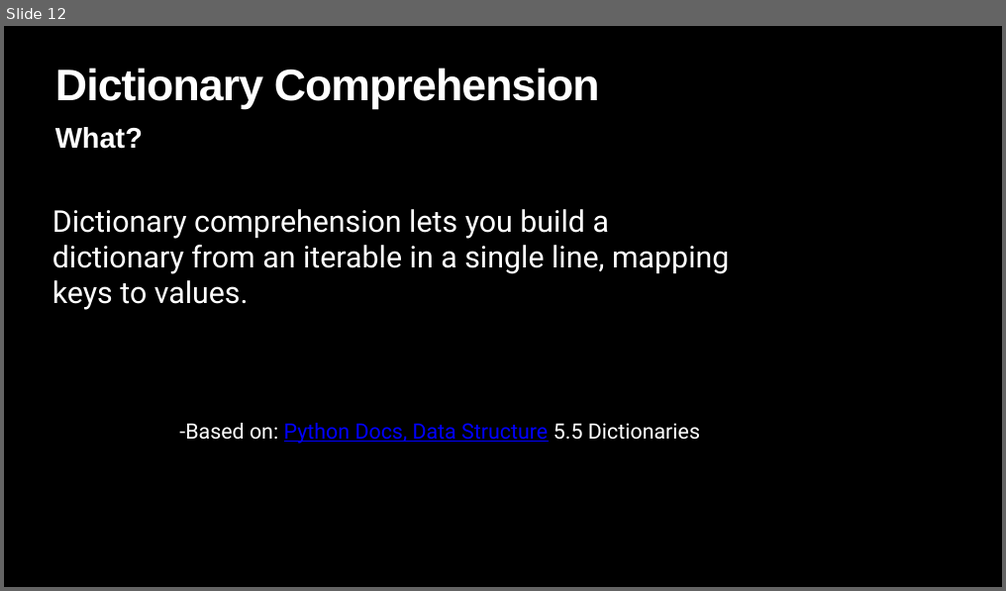
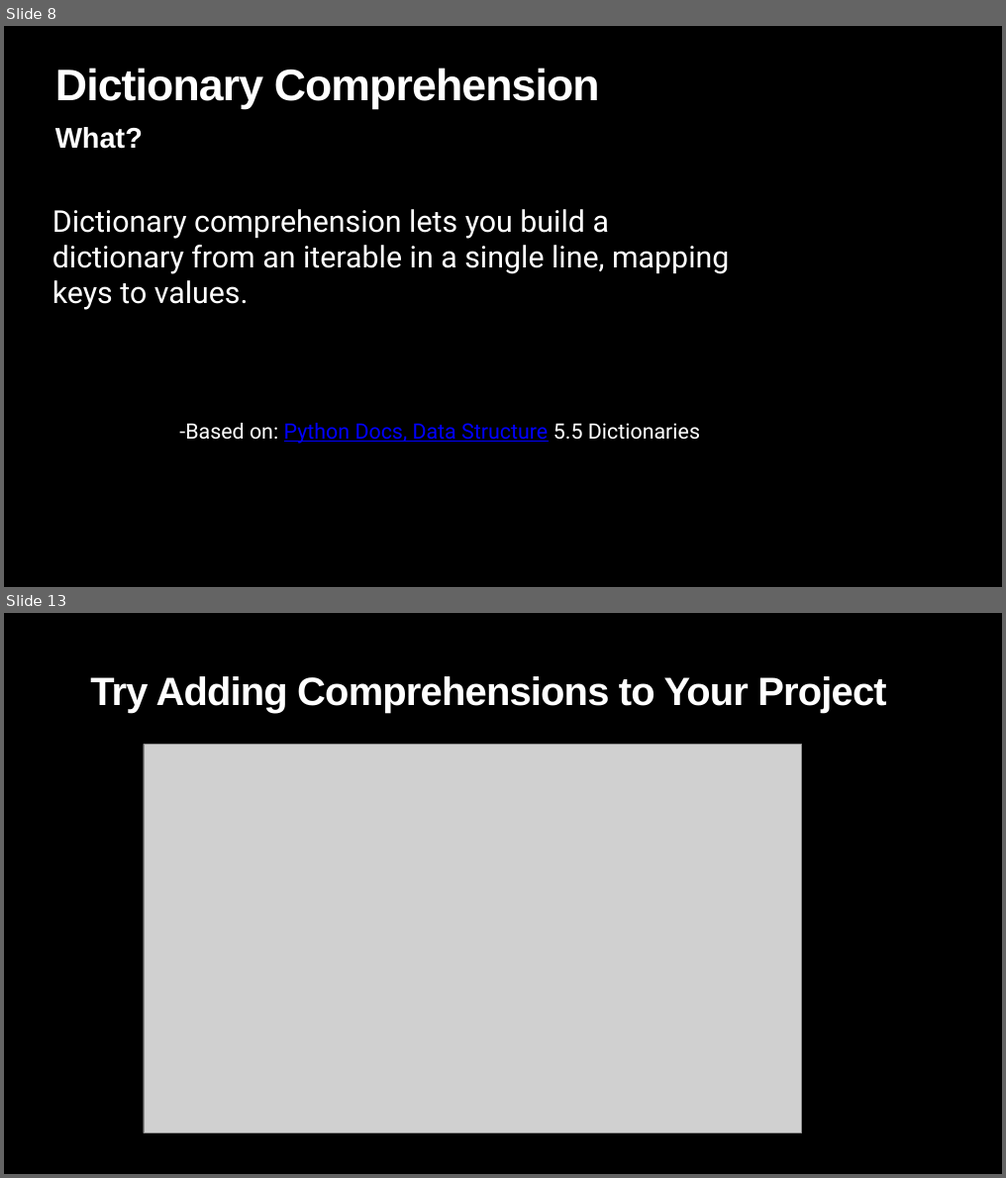
Before and after one commit to xiwu5/lightningtechtalk, a slide deck: Lightning Talk02.pptx. Shown one above the other, each under a label of ours: slide 12 before the commit, slides 8 and 13 after it; the slides between them are not shown. The pictures are 1006x591 and 1006x1178 pixels, drawn with LibreOffice and Linux fonts; fonts in the diff are those of the drawing; grey boxes stand for pictures. Boxes give left, top, right and bottom in pixels: in the first picture for what was removed or moved away, otherwise in the second. Text is boxed around its words. In the diff, an @@ line names an element or a change of style, - is before the commit and + after.

```diff
--- a/Lightning Talk02.pptx
+++ b/Lightning Talk02.pptx
@@ slide 13 added at [4,613,1002,1174], background #000000 @@
@@ title added at [90,676,886,713], 76 pt, text #FFFFFF, bold @@
+Try Adding Comprehensions to Your Project
@@ picture added at [144,744,801,1134] @@
@@ what was slide 12 is now slide 8 @@
```
Also in this commit, not shown: 6 slides changed, 1 other slide added, 6 slides removed.
